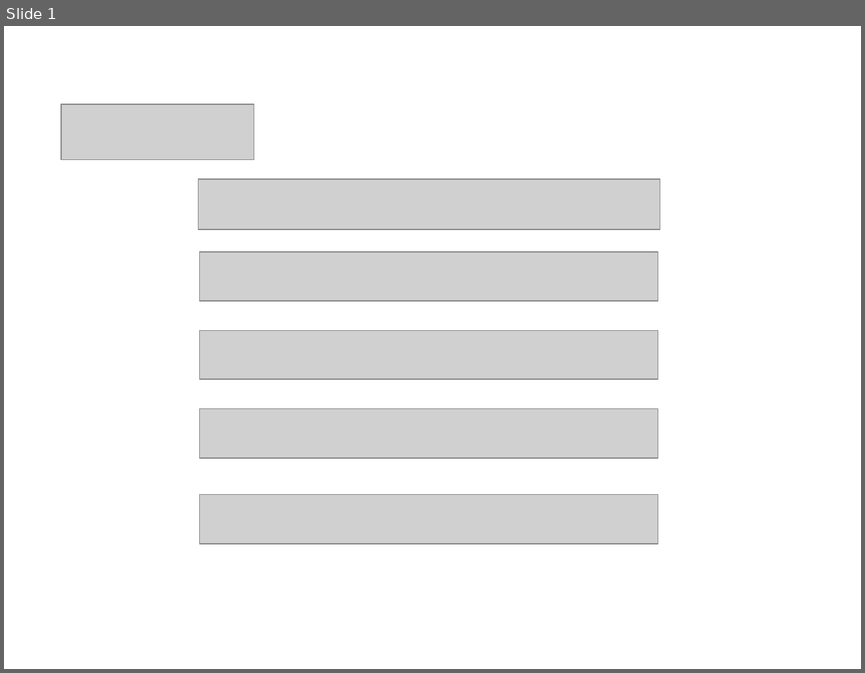
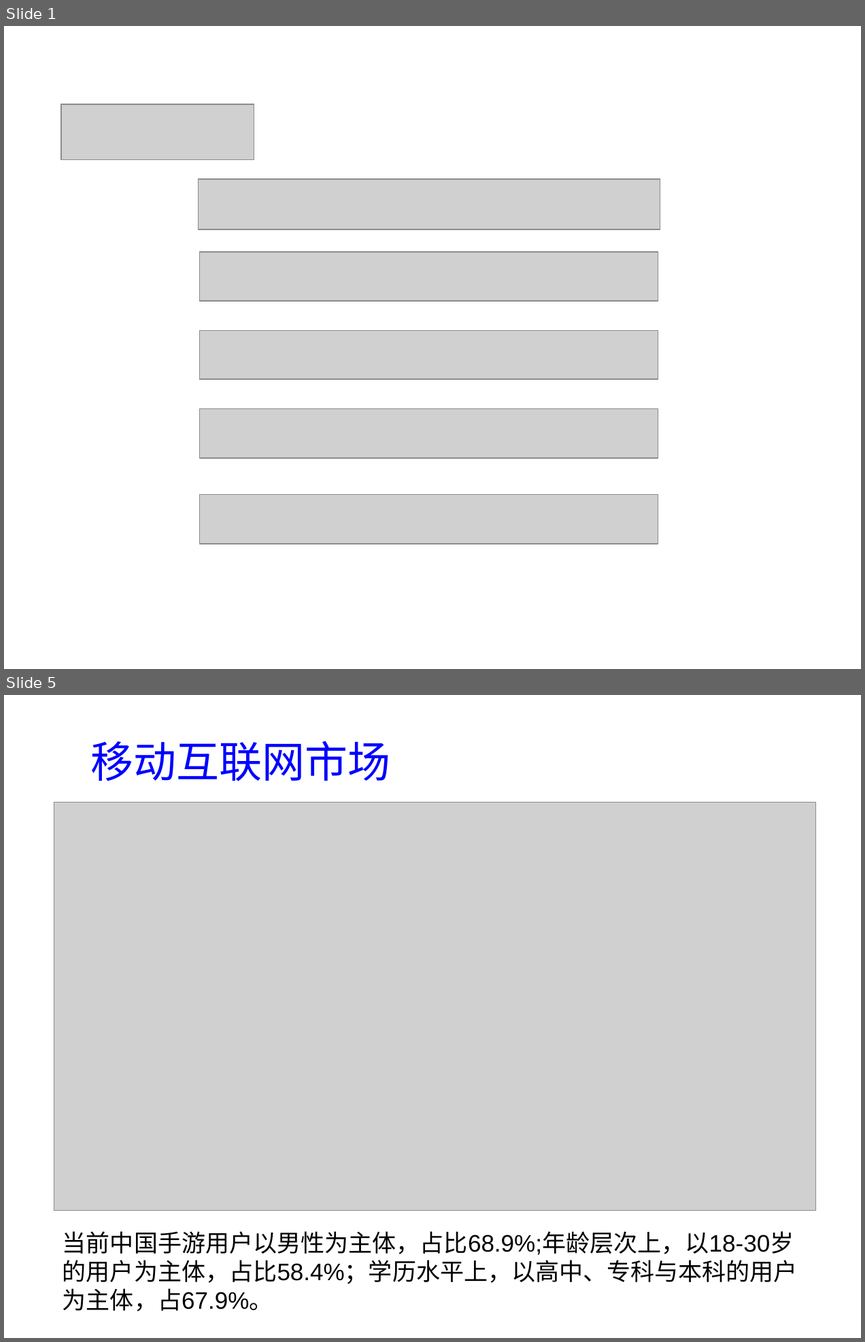
Before and after one commit to sx1989827/teambition, a slide deck: document/商业计划书.ppt. Shown one above the other, each under a label of ours: slide 1 before the commit, slides 1 and 5 after it; the slides between them are not shown. The pictures are 865x673 and 865x1342 pixels, drawn with LibreOffice and Linux fonts; fonts in the diff are those of the drawing; grey boxes stand for pictures. Boxes give left, top, right and bottom in pixels: in the first picture for what was removed or moved away, otherwise in the second. Text is boxed around its words. In the diff, an @@ line names an element or a change of style, - is before the commit and + after.

```diff
--- a/document/商业计划书.ppt
+++ b/document/商业计划书.ppt
@@ slide 5 added at [4,695,861,1338], background #FFFFFF @@
@@ text added at [91,741,391,781], 36 pt, text #0000FF @@
+移动互联网市场
@@ picture added at [54,802,815,1210] @@
@@ text added at [62,1231,798,1311], 20 pt, text #000000 @@
+当前中国手游用户以男性为主体，占比68.9%;年龄层次上，以18-30岁的用户为主体，占比58.4%；学历水平上，以高中、专科与本科的用户为主体，占67.9%。
```
Also in this commit, not shown: 1 slide changed, 6 other slides added.
